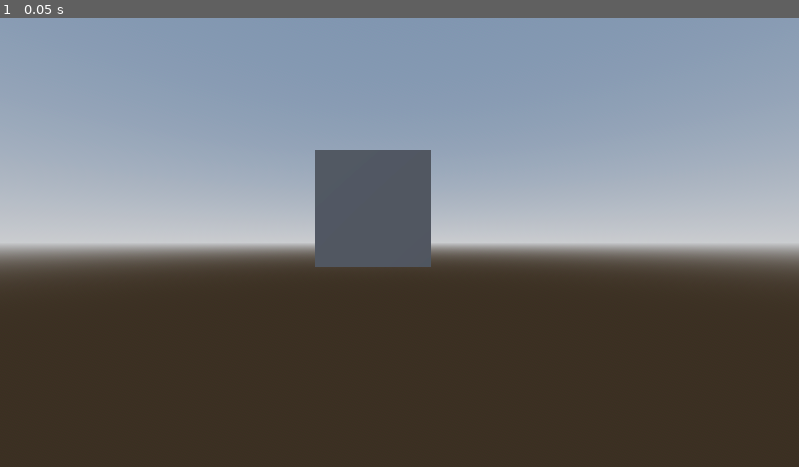
Above: before the commit, frame 1.
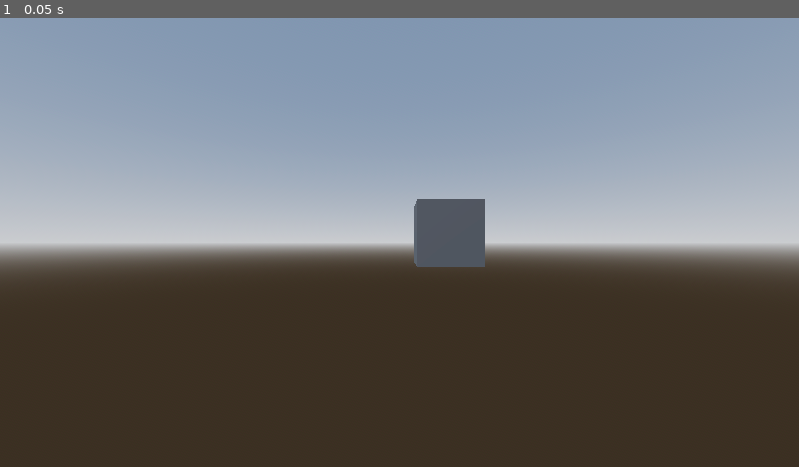
Above: after the commit, the same moment.

Repository: RogerRandomDev/GodotJumpFloodWithDepth
Game: Godot game, scene res://exampleScene.tscn
Same seed, same stepped clock (60 frames per second), same inputs: the game is played once before the commit and once after it. The project has no main scene, so this scene is started directly.
Inputs:
- Up to frame 1 (0.05 s): no input

The runs differ from the first frame. In frame 1, 4.3% of the frame differs, in the area x 39-61%, y 29-56%.

Commit message:
fixed errors when running and made it visible in editor

Diff:
--- a/Camera.gd
+++ b/Camera.gd
@@ -1,7 +1,5 @@
 @tool
 extends Camera3D
-class_name PlayerCamera
-var targetOrigin
 
 @export var sub_camera : Camera3D
 
--- a/JumpFlood/base_compositor_effect.gd
+++ b/JumpFlood/base_compositor_effect.gd
@@ -1,4 +1,3 @@
-@tool
 class_name BaseCompositorEffect
 extends CompositorEffect
 
--- a/JumpFlood/jfa_effect.gd
+++ b/JumpFlood/jfa_effect.gd
@@ -9,9 +9,50 @@
 @export var mask_viewport : SubViewport
 
 var shader_material: ShaderMaterial = null
+var old_selection:Node=null
+func _ready() -> void:
+	mask_viewport=SubViewport.new()
+	mask_viewport.render_target_update_mode=SubViewport.UPDATE_ALWAYS
+	add_child(mask_viewport)
+	mask_camera=Camera3D.new()
+	mask_viewport.add_child(mask_camera)
+	mask_camera.compositor=Compositor.new()
+	mask_camera.compositor.compositor_effects=[JFAPass.new()]
+	mask_camera.compositor.compositor_effects[0].effect_callback_type=CompositorEffect.EFFECT_CALLBACK_TYPE_POST_TRANSPARENT
+	target_camera.sub_camera=mask_camera
+	for i in range(1,21,1):mask_camera.set_cull_mask_value(i,i>15)
+	var view=get_viewport()
+	mask_camera.global_transform=global_transform
+	var f = func():
+		mask_camera.compositor.compositor_effects[0].extra_buffer=null
+		mask_camera.compositor.compositor_effects[0].external_img=null
+		mask_camera.compositor.compositor_effects[0].jfa_pass_in=null
+		mask_camera.compositor.compositor_effects[0].col_pass_in=null
+	if Engine.is_editor_hint():
+		var editor_viewport = EditorInterface.get_editor_viewport_3d(0)
+		var editor_camera = editor_viewport.get_camera_3d();
+		editor_camera.set_cull_mask_value(20,false)
+		editor_camera.set_cull_mask_value(19,false)
+		editor_camera.set_cull_mask_value(18,false)
+		editor_camera.set_cull_mask_value(17,false)
+		editor_camera.set_cull_mask_value(16,false)
+		view=EditorInterface.get_editor_viewport_3d(0)
 
-func _ready() -> void:
-	$SubViewport.render_target_update_mode=4
+		tree_exiting.connect(func():
+			f.call()
+			editor_camera.compositor=null
+			)
+
+
+	view.size_changed.connect(func():
+		var size=view.size
+		target_camera.compositor.compositor_effects[0].render_size=size
+		mask_camera.compositor.compositor_effects[0].render_size=size
+		f.call()
+		if Engine.is_editor_hint():
+			var editor_camera = view.get_camera_3d()
+			editor_camera.compositor.compositor_effects[0].render_size=size
+		)
 
 
 func _process(delta: float) -> void:
@@ -22,12 +63,14 @@
 		var editor_viewport = EditorInterface.get_editor_viewport_3d(0)
 		var editor_camera = editor_viewport.get_camera_3d();
 		editor_camera.compositor = target_camera.compositor
-
 		mask_camera.global_transform = editor_camera.global_transform
 		mask_camera.fov = editor_camera.fov
 		mask_viewport.size.x = editor_viewport.size.x
 		mask_viewport.size.y = editor_viewport.size.y
-
+		#target_camera.global_transform=editor_camera.global_transform
+		mask_camera.fov=editor_camera.fov
+		mask_camera.compositor.compositor_effects[0].set_img=true
+		mask_camera.compositor.compositor_effects[0].extra_buffer=editor_camera.compositor.compositor_effects[0].render_scene_buffers
 	elif target_camera != null:
 		mask_camera.global_transform = target_camera.global_transform
 		mask_camera.fov = target_camera.fov
--- a/JumpFlood/jfa_pass.gd
+++ b/JumpFlood/jfa_pass.gd
@@ -67,7 +67,6 @@
 		1.0 / render_size.x,
 		1.0 / render_size.y
 	]);
-
 	if not (render_scene_buffers.has_texture(context, texture_a) and render_scene_buffers.has_texture(context, texture_b)):
 		create_textures()
 	pass
@@ -84,6 +83,7 @@
 		external_img=get_sampler_uniform(ex_depth,nearest_sampler)
 
 	var depth_image = get_sampler_uniform(depth_texture, nearest_sampler)
+
 	maskPass(depth_image, image_a,color_image)
 
 	var max_index = ceil(log(OverlayPass.public_outline_width) / log(2))
@@ -98,7 +98,7 @@
 
 
 func maskPass(from: RDUniform, to: RDUniform,color:RDUniform):
-	#if external_img==null:return
+	if external_img==null or color==null:return
 	var uniform_sets : Array[Array];
 	RenderingServer
 	uniform_sets = [
@@ -141,9 +141,11 @@
 		)
 
 
+
 # Called before _render_setup() if `render_size` has changed.
 func _render_size_changed() -> void:
 	render_scene_buffers.clear_context(context)
+
 
 func create_textures() -> void:
 	var texture_a_image : RID = create_simple_texture(
--- a/JumpFlood/jfa_transition_script.gd
+++ b/JumpFlood/jfa_transition_script.gd
@@ -1,4 +1,3 @@
-@tool
 extends MeshInstance3D
 
 @export var images : Array[Texture]
--- a/JumpFlood/overlay_pass.gd
+++ b/JumpFlood/overlay_pass.gd
@@ -26,8 +26,7 @@
 	overlay_shader = create_shader(OVERLAY_SHADER_PATH)
 	overlay_shader_pipeline = create_pipeline(overlay_shader)
 	pass
-func get_buffer():
-	return render_scene_buffers
+
 
 # Called at beginning of _render_callback(), after updating render variables
 # and after _render_size_changed().
@@ -37,22 +36,25 @@
 	pass
 
 
-# Called for each view. Run the compute shaders from here.
+# Called for each view. Run the compute shadersww from here.
 func _render_view(p_view : int) -> void:
 	var color_texture = render_scene_buffers.get_color_layer(p_view)
 	var depth_texture = render_scene_buffers.get_depth_layer(p_view)
 	var depth_image = get_sampler_uniform(depth_texture, nearest_sampler)
 
 
+
 	var jfa_color = JFAPass.col_pass_in
 	var jfa_image = JFAPass.jfa_pass_in
+
 	var color_image = get_image_uniform(color_texture, 0)
-	#if jfa_color==null:return
+
+	if jfa_color==null or jfa_image==null:return
 	var uniform_sets : Array[Array] = [
 		[jfa_image],
 		[color_image],
 		[jfa_color],
-		[depth_image]
+		[depth_image],
 	]
 
 	var push_constant = PackedFloat32Array([
--- a/exampleScene.tscn
+++ b/exampleScene.tscn
@@ -1,9 +1,8 @@
-[gd_scene load_steps=13 format=3 uid="uid://bneodaegarbb0"]
+[gd_scene load_steps=12 format=3 uid="uid://bneodaegarbb0"]
 
 [ext_resource type="Script" uid="uid://ctf4he2flqrvo" path="res://Camera.gd" id="1_dvbpp"]
 [ext_resource type="Script" uid="uid://drkm6x4a5mcx5" path="res://JumpFlood/overlay_pass.gd" id="1_gmkkt"]
 [ext_resource type="Script" uid="uid://c0qwd6t3v48mh" path="res://JumpFlood/jfa_effect.gd" id="1_mhymo"]
-[ext_resource type="Script" uid="uid://dkhxd2335brjr" path="res://JumpFlood/jfa_pass.gd" id="4_xmb5h"]
 
 [sub_resource type="ProceduralSkyMaterial" id="ProceduralSkyMaterial_gmkkt"]
 sky_horizon_color = Color(0.662243, 0.671743, 0.686743, 1)
@@ -22,12 +21,14 @@
 resource_local_to_scene = false
 resource_name = ""
 enabled = true
-effect_callback_type = 4
+effect_callback_type = 3
+access_resolved_color = false
+access_resolved_depth = false
 needs_motion_vectors = false
 needs_normal_roughness = false
 script = ExtResource("1_gmkkt")
 outline_color = Color(0, 0, 0, 1)
-outline_width = 20
+outline_width = 10
 print_buffer_resize = false
 print_freed_rids = false
 metadata/_custom_type_script = "uid://drkm6x4a5mcx5"
@@ -35,22 +36,16 @@
 [sub_resource type="Compositor" id="Compositor_g22dd"]
 compositor_effects = Array[CompositorEffect]([SubResource("CompositorEffect_xb346")])
 
-[sub_resource type="CompositorEffect" id="CompositorEffect_otcqo"]
-resource_local_to_scene = false
-resource_name = ""
-enabled = true
-effect_callback_type = 4
-needs_motion_vectors = false
-needs_normal_roughness = false
-script = ExtResource("4_xmb5h")
-print_buffer_resize = false
-print_freed_rids = false
-metadata/_custom_type_script = "uid://dkhxd2335brjr"
-
-[sub_resource type="Compositor" id="Compositor_w1nqw"]
-compositor_effects = Array[CompositorEffect]([SubResource("CompositorEffect_otcqo")])
+[sub_resource type="TextMesh" id="TextMesh_gmkkt"]
+text = "Truly Effective,
+Isn't It?"
+font_size = 48
+curve_step = 0.1
+depth = 0.255
 
 [sub_resource type="BoxMesh" id="BoxMesh_mhymo"]
+
+[sub_resource type="CapsuleMesh" id="CapsuleMesh_gmkkt"]
 
 [node name="Node3D" type="Node3D"]
 
@@ -62,41 +57,36 @@
 shadow_enabled = true
 
 [node name="Camera3D" type="Camera3D" parent="." node_paths=PackedStringArray("sub_camera")]
-transform = Transform3D(1, 0, 0, 0, 1, 0, 0, 0, 1, 0, 0, 4.77633)
+transform = Transform3D(1, 0, 0, 0, 1, 0, 0, 0, 1, 0, 0.979237, 5.59323)
 cull_mask = 32767
 compositor = SubResource("Compositor_g22dd")
 current = true
 script = ExtResource("1_dvbpp")
-sub_camera = NodePath("../JFAEffect/SubViewport/Camera3D")
+sub_camera = NodePath("../JFAEffect/@SubViewport@65429/@Camera3D@65430")
 
 [node name="JFAEffect" type="Node3D" parent="." node_paths=PackedStringArray("target_camera", "mask_camera", "mask_viewport")]
 script = ExtResource("1_mhymo")
 target_camera = NodePath("../Camera3D")
-mask_camera = NodePath("SubViewport/Camera3D")
-mask_viewport = NodePath("SubViewport")
+mask_camera = NodePath("@SubViewport@65429/@Camera3D@65430")
+mask_viewport = NodePath("@SubViewport@65429")
 metadata/_custom_type_script = "uid://c0qwd6t3v48mh"
 
-[node name="SubViewport" type="SubViewport" parent="JFAEffect"]
-transparent_bg = true
-size = Vector2i(1036, 465)
-render_target_update_mode = 4
+[node name="MeshInstance3D" type="MeshInstance3D" parent="."]
+transform = Transform3D(0.938179, -0.34615, 0, 0.34615, 0.938179, 0, 0, 0, 1, -1.44965, 0.592742, 2.03615)
+layers = 524288
+mesh = SubResource("TextMesh_gmkkt")
 
-[node name="Camera3D" type="Camera3D" parent="JFAEffect/SubViewport"]
-transform = Transform3D(0.992763, -0.0185755, 0.118649, 0, 0.987966, 0.154674, -0.120094, -0.153555, 0.980815, 0.310874, 0.766287, 4.01036)
-cull_mask = 1015808
-compositor = SubResource("Compositor_w1nqw")
-current = true
-fov = 70.01
+[node name="MeshInstance3D2" type="MeshInstance3D" parent="."]
+transform = Transform3D(1, 0, 0, 0, 1, 0, 0, 0, 1, 0.763624, 1.11679, 0.766628)
+layers = 512
+mesh = SubResource("BoxMesh_mhymo")
 
-[node name="MeshInstance3D" type="MeshInstance3D" parent="."]
+[node name="MeshInstance3D3" type="MeshInstance3D" parent="."]
+transform = Transform3D(0.800459, 0.599387, 0, -0.599387, 0.800459, 0, 0, 0, 1, 0.157961, 1.14539, 1.19944)
 layers = 524288
 mesh = SubResource("BoxMesh_mhymo")
 
-[node name="MeshInstance3D2" type="MeshInstance3D" parent="."]
-transform = Transform3D(1, 0, 0, 0, 1, 0, 0, 0, 1, 0.763624, 0.518508, 0.766628)
+[node name="MeshInstance3D4" type="MeshInstance3D" parent="."]
+transform = Transform3D(-0.2861, -0.465568, -0.837492, 0.952598, -0.232573, -0.196132, -0.103465, -0.853907, 0.510038, 1.15382, 0.398886, 0.0187765)
 layers = 524288
-mesh = SubResource("BoxMesh_mhymo")
-
-[node name="MeshInstance3D3" type="MeshInstance3D" parent="."]
-transform = Transform3D(1, 0, 0, 0, 1, 0, 0, 0, 1, -0.226042, 0.292555, 1.75612)
-mesh = SubResource("BoxMesh_mhymo")
+mesh = SubResource("CapsuleMesh_gmkkt")
Not shown, changed: JumpFlood/overlay.glsl
